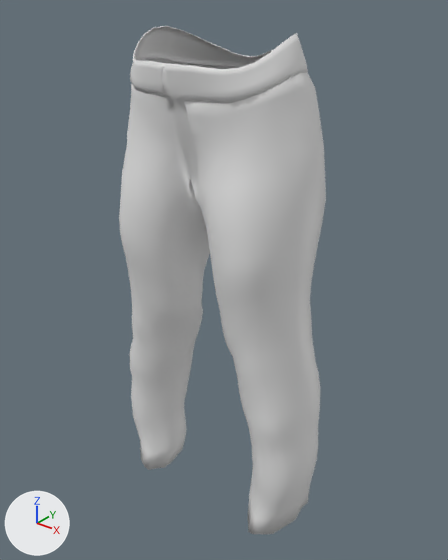
The glTF model public/body3d/garments/female/toigo_wool_pants.glb: old version first, new version second.
Before and after are seen from a camera (50 mm lens) standing at (0.652, -0.831, 1.038) and looking at (-0.003, -0.013, 0.531). Arrows for +X, +Y and +Z are at lower left; the lights stay in place. The older version comes first.

Objects in the first picture: 'toigo_wool_pants'.
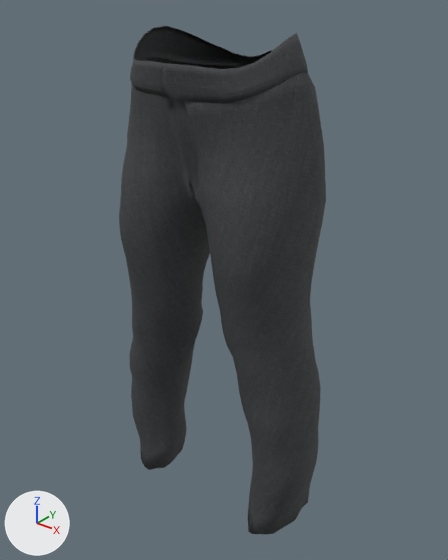
What differs and where, as boxes [x1, y1, x2, y2] in the pictures (448 x 560 px):
'toigo_wool_pants', recoloured (white to black): [119, 26, 326, 535] in both

Patch to the scene script:
```diff
--- a/public/body3d/garments/female/toigo_wool_pants.glb.py
+++ b/public/body3d/garments/female/toigo_wool_pants.glb.py
@@ img_pants_wool @@
+img_pants_wool = load_image('Pants_wool', '_unpacked/Pants_wool', 1024, 1024, 'sRGB')
@@ mat_toigo_wool_pants @@
+mat_toigo_wool_pants = principled_material('toigo_wool_pants')
+mat_toigo_wool_pants.texture = img_pants_wool
+mat_toigo_wool_pants.roughness = 0.8
@@ me_pants_wool @@
 me_pants_wool.from_pydata(...)  # 1369 vertices, 2669 faces; spans x -0.218..0.218, y -0.151..0.11, z 0.061..0.967
+me_pants_wool.materials.append(mat_toigo_wool_pants)  # picture img_pants_wool
```
